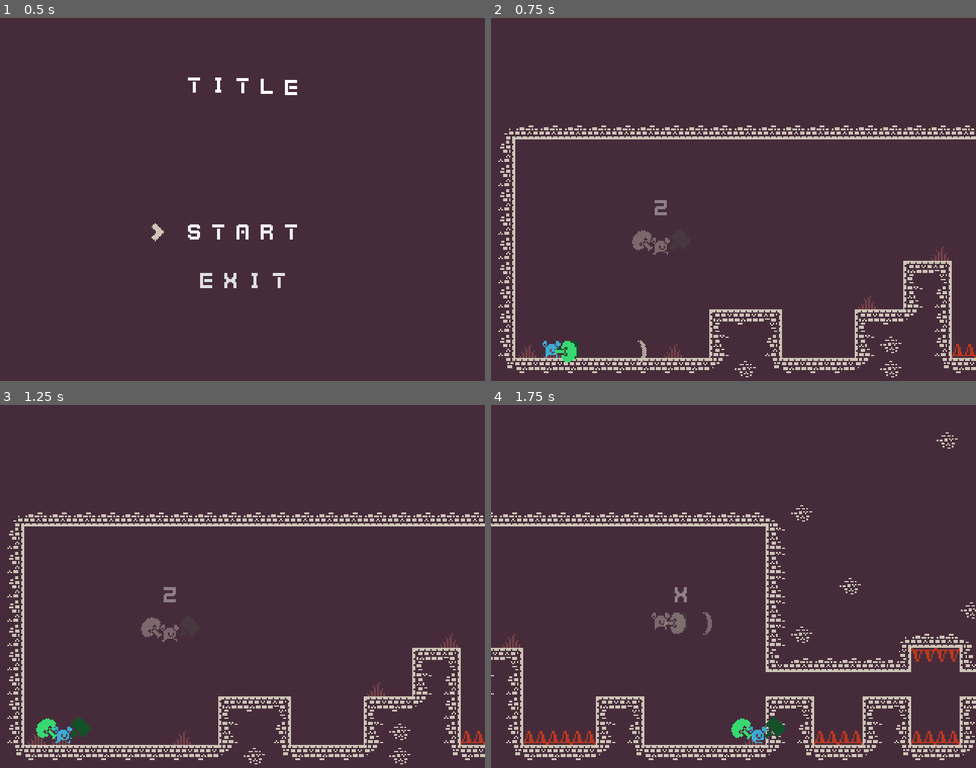
Above: before the commit, frames 1-4 (two rows, left to right).
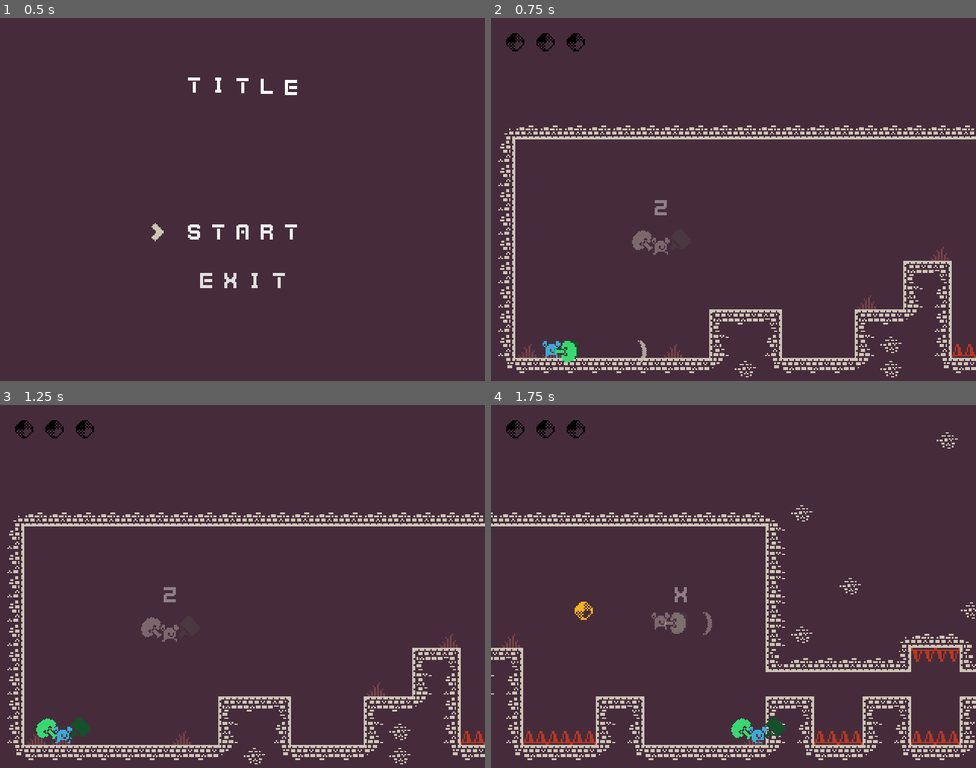
Above: after the commit, the same moments.

Repository: BasicLich/MizJam01
Game: Godot game, scene res://Main.tscn
Two runs of this game, one before a commit and one after it. Both use one fixed random seed, a clock stepped at 60 frames per second and the inputs below.
Inputs:
- Up to frame 1 (0.5 s): no input
- Up to frame 2 (0.75 s): tap Enter at 0.5 s; hold Right (ui_right) from 0.53 s (still down); tap X (attack) at 0.6 s
- Up to frame 3 (1.25 s): keep holding Right (ui_right); tap Z (jump) at 0.77 s
- Up to frame 4 (1.75 s): keep holding Right (ui_right); tap Tab (warp) at 1.35 s; tap Z (jump) at 1.52 s

Frame 1 is identical in both runs. In frame 2, 0.3% of the frame differs, in the area x 3-20%, y 4-10%; in frame 3, 0.3%; in frame 4, 0.3%, in the area x 3-21%, y 4-60%.

Commit message:
Added coin sprite counter UI.

Diff:
--- a/Levels/AbstractLevel.tscn
+++ b/Levels/AbstractLevel.tscn
@@ -1,5 +1,6 @@
-[gd_scene load_steps=3 format=2]
+[gd_scene load_steps=4 format=2]
 
+[ext_resource path="res://SharedAssets/coin.png" type="Texture" id=1]
 [ext_resource path="res://Levels/LevelFinishedUI.tscn" type="PackedScene" id=2]
 [ext_resource path="res://Levels/Level.gd" type="Script" id=3]
 
@@ -26,4 +27,35 @@
 
 [node name="LevelFinishedUI" parent="UILayer" instance=ExtResource( 2 )]
 
+[node name="CoinSlots" type="Node2D" parent="UILayer"]
+
+[node name="Slots" type="HBoxContainer" parent="UILayer/CoinSlots"]
+margin_left = 8.0
+margin_top = 8.0
+margin_right = 64.0
+margin_bottom = 48.0
+__meta__ = {
+"_edit_use_anchors_": false
+}
+
+[node name="Slot1" type="TextureRect" parent="UILayer/CoinSlots/Slots"]
+modulate = Color( 0, 0, 0, 1 )
+margin_right = 16.0
+margin_bottom = 40.0
+texture = ExtResource( 1 )
+
+[node name="Slot2" type="TextureRect" parent="UILayer/CoinSlots/Slots"]
+modulate = Color( 0, 0, 0, 1 )
+margin_left = 20.0
+margin_right = 36.0
+margin_bottom = 40.0
+texture = ExtResource( 1 )
+
+[node name="Slot3" type="TextureRect" parent="UILayer/CoinSlots/Slots"]
+modulate = Color( 0, 0, 0, 1 )
+margin_left = 40.0
+margin_right = 56.0
+margin_bottom = 40.0
+texture = ExtResource( 1 )
+
 [node name="ThemeSong" type="AudioStreamPlayer" parent="."]
--- a/Levels/Level.gd
+++ b/Levels/Level.gd
@@ -2,6 +2,7 @@
 
 onready var level_finished_ui = $UILayer/LevelFinishedUI
 onready var theme = $ThemeSong
+onready var coin_slots = $UILayer/CoinSlots/Slots
 
 func _ready():
 	theme.play()
@@ -9,3 +10,7 @@
 func finish_level():
 	theme.stop()
 	level_finished_ui.show_ui()
+
+func _on_coin_collected(i: int):
+	var slot = coin_slots.get_node("Slot" + str(i+1))
+	slot.modulate = Color(1, 1, 1, 1)
--- a/Levels/Level01.tscn
+++ b/Levels/Level01.tscn
@@ -12,6 +12,7 @@
 [ext_resource path="res://Levels/LevelFinishedUI.tscn" type="PackedScene" id=10]
 [ext_resource path="res://Player/DebugSpawn.tscn" type="PackedScene" id=11]
 [ext_resource path="res://Levels/chippey.ogg" type="AudioStream" id=12]
+[ext_resource path="res://SharedAssets/coin.png" type="Texture" id=13]
 
 [node name="Level01" type="Node2D"]
 script = ExtResource( 9 )
@@ -139,8 +140,16 @@
 rotation = 2.35619
 texture = ExtResource( 7 )
 
-[node name="Coin" parent="." instance=ExtResource( 8 )]
+[node name="Coin3" parent="." instance=ExtResource( 8 )]
 position = Vector2( 1027, 32 )
+coin_index = 2
+
+[node name="Coin1" parent="." instance=ExtResource( 8 )]
+position = Vector2( 344, 136 )
+
+[node name="Coin2" parent="." instance=ExtResource( 8 )]
+position = Vector2( 800, 128 )
+coin_index = 1
 
 [node name="ExitDoor" parent="." instance=ExtResource( 5 )]
 position = Vector2( 1003, 224 )
@@ -191,6 +200,37 @@
 
 [node name="LevelFinishedUI" parent="UILayer" instance=ExtResource( 10 )]
 
+[node name="CoinSlots" type="Node2D" parent="UILayer"]
+
+[node name="Slots" type="HBoxContainer" parent="UILayer/CoinSlots"]
+margin_left = 8.0
+margin_top = 8.0
+margin_right = 64.0
+margin_bottom = 48.0
+__meta__ = {
+"_edit_use_anchors_": false
+}
+
+[node name="Slot1" type="TextureRect" parent="UILayer/CoinSlots/Slots"]
+modulate = Color( 0, 0, 0, 1 )
+margin_right = 16.0
+margin_bottom = 40.0
+texture = ExtResource( 13 )
+
+[node name="Slot2" type="TextureRect" parent="UILayer/CoinSlots/Slots"]
+modulate = Color( 0, 0, 0, 1 )
+margin_left = 20.0
+margin_right = 36.0
+margin_bottom = 40.0
+texture = ExtResource( 13 )
+
+[node name="Slot3" type="TextureRect" parent="UILayer/CoinSlots/Slots"]
+modulate = Color( 0, 0, 0, 1 )
+margin_left = 40.0
+margin_right = 56.0
+margin_bottom = 40.0
+texture = ExtResource( 13 )
+
 [node name="DebugSpawn" parent="." instance=ExtResource( 11 )]
 position = Vector2( 432, 196 )
 warp_enabled = true
@@ -202,6 +242,9 @@
 [node name="ThemeSong" type="AudioStreamPlayer" parent="."]
 stream = ExtResource( 12 )
 volume_db = -5.0
+[connection signal="collected" from="Coin3" to="." method="_on_coin_collected"]
+[connection signal="collected" from="Coin1" to="." method="_on_coin_collected"]
+[connection signal="collected" from="Coin2" to="." method="_on_coin_collected"]
 
 [editable path="JumpText/PlayerStatic"]
 
--- a/Obstacles/Coin.gd
+++ b/Obstacles/Coin.gd
@@ -1,4 +1,8 @@
 extends Node2D
+
+export (int, 0, 2) var coin_index = 0
+
+signal collected(i)
 
 onready var picked_up = false
 
@@ -9,6 +13,7 @@
 		pickup()
 
 func pickup():
+	emit_signal("collected", coin_index)
 	$Pickup.play()
 	$CoinSprite.hide()
 	$Particles.emitting = true
--- a/Obstacles/Coin.tscn
+++ b/Obstacles/Coin.tscn
@@ -35,7 +35,9 @@
 scale = 0.3
 scale_random = 0.5
 
-[node name="Coin" type="Node2D"]
+[node name="Coin" type="Node2D" groups=[
+"Coins",
+]]
 script = ExtResource( 2 )
 
 [node name="CoinSprite" type="Sprite" parent="."]
Not shown: 1 places in Levels/Level01.tscn that only renumber resources
